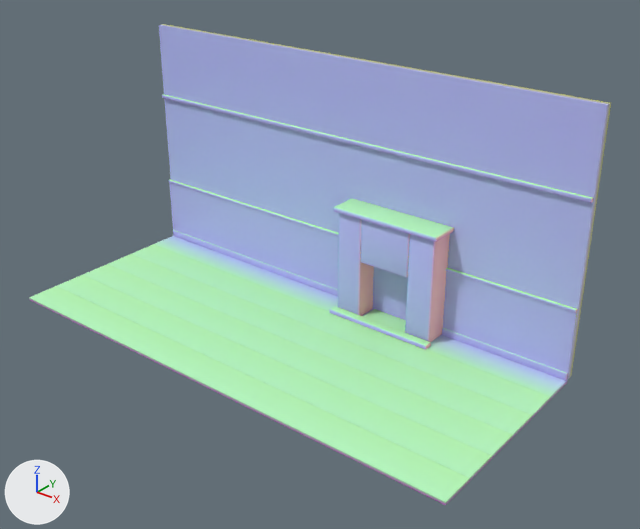
Before and after pictures for a commit that changed the glTF model game/art3d/set/parlour_arch.glb.
One viewpoint serves both versions: a 50 mm camera at (17.14, -6.04, 5.6) aimed at (11.3, 1.25, 1.07). Arrows for +X, +Y and +Z are at lower left; the lights stay in place. The first picture is the older version. Vertices at exactly the same position are counted once.

Names of what the first picture shows: 'parlour_arch'.
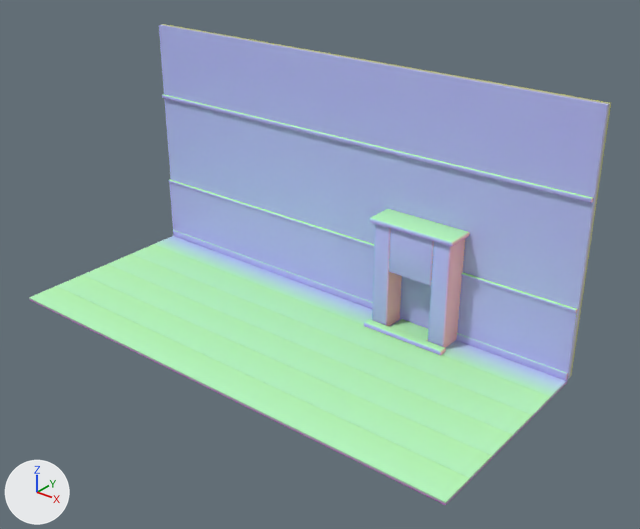
Pixel boxes [x1, y1, x2, y2] of what changed, in the pictures (640 x 529 px; the box of a moved part takes in the faces that stretch with it):
part 1 of me_parlour_arch, moved or reshaped
    before: [338, 213, 374, 316]
    after: [372, 224, 402, 326]
part 2 of me_parlour_arch, moved or reshaped
    before: [405, 234, 450, 342]
    after: [428, 239, 465, 348]
part 3 of me_parlour_arch, moved or reshaped
    before: [361, 220, 410, 278]
    after: [389, 229, 434, 285]
part 4 of me_parlour_arch, moved or reshaped
    before: [372, 267, 408, 320]
    after: [400, 276, 431, 329]
part 5 of me_parlour_arch, moved or reshaped
    before: [363, 309, 406, 332]
    after: [391, 319, 428, 341]
part 6 of me_parlour_arch, moved or reshaped
    before: [330, 306, 431, 349]
    after: [364, 319, 446, 355]
part 7 of me_parlour_arch, moved or reshaped
    before: [333, 198, 454, 242]
    after: [369, 209, 470, 247]

Diff of the bpy script that builds the scene:
```diff
--- a/game/art3d/set/parlour_arch.glb.py
+++ b/game/art3d/set/parlour_arch.glb.py
@@ me_parlour_arch @@
 me_parlour_arch.from_pydata(...)  # 572 vertices, 1080 faces; spans x 7.5..14.0, y -0.25..2.5, z -0.04..3.2
 # used by ob_parlour_arch; location = (0.0, 0.0, 0.0)
+# me_parlour_arch part 1: the loose piece of 56 vertices spanning x 10.95..11.3, y 2.05..2.4, z 0.0..1.4 is scaled about its middle by (0.634, 1, 1), then moved by (0.49, 0.0, 0.0)
+# me_parlour_arch part 2: the loose piece of 56 vertices spanning x 12.0..12.35, y 2.05..2.4, z 0.0..1.4 is scaled about its middle by (0.634, 1, 1), then moved by (0.27, 0.0, 0.0)
+# me_parlour_arch part 3: the loose piece of 56 vertices spanning x 11.3..12.0, y 2.05..2.4, z 0.8..1.4 is scaled about its middle by (0.854, 1, 1), then moved by (0.38, 0.0, 0.0)
+# me_parlour_arch part 4: the loose piece of 8 vertices spanning x 11.3..12.0, y 2.35..2.4, z 0.0..0.8 is scaled about its middle by (0.857, 1, 1), then moved by (0.38, 0.0, 0.0)
+# me_parlour_arch part 5: the loose piece of 56 vertices spanning x 11.33..11.97, y 1.99..2.35, z 0.0..0.03 is scaled about its middle by (0.841, 1, 1), then moved by (0.38, 0.0, 0.0)
+# me_parlour_arch part 6: the loose piece of 56 vertices spanning x 10.91..12.39, y 1.93..2.05, z 0.0..0.06 is scaled about its middle by (0.768, 1, 1), then moved by (0.38, 0.0, 0.0)
+# me_parlour_arch part 7: the loose piece of 56 vertices spanning x 10.9..12.4, y 2.0..2.4, z 1.4..1.46 is scaled about its middle by (0.77, 1, 1), then moved by (0.38, 0.0, 0.0)
 me_parlour_arch.materials.append(mat_defaultmaterial)
```
